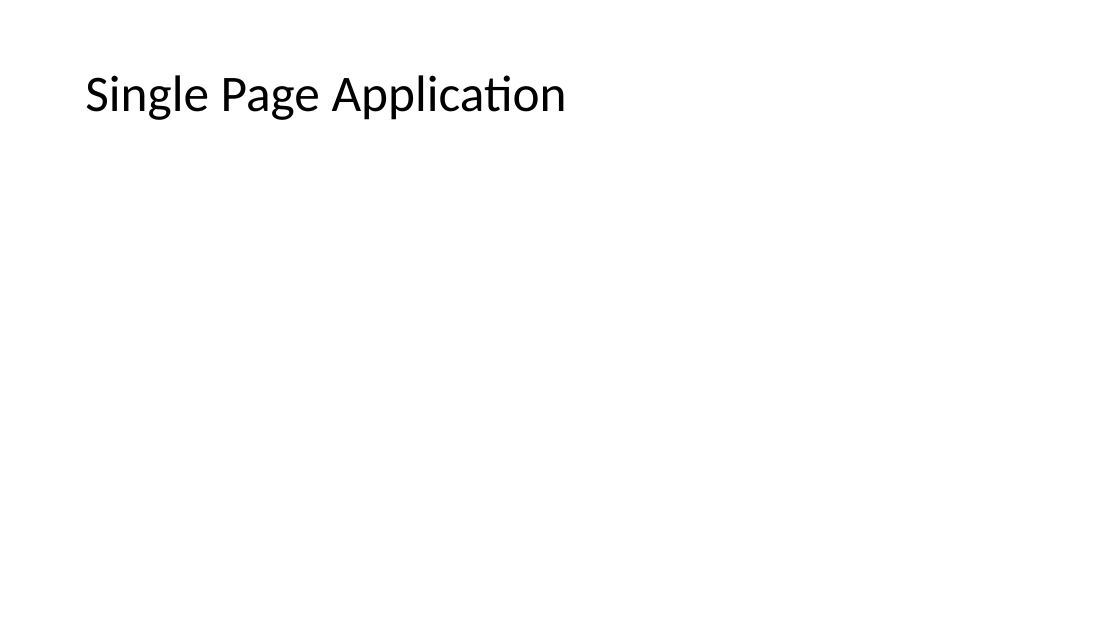
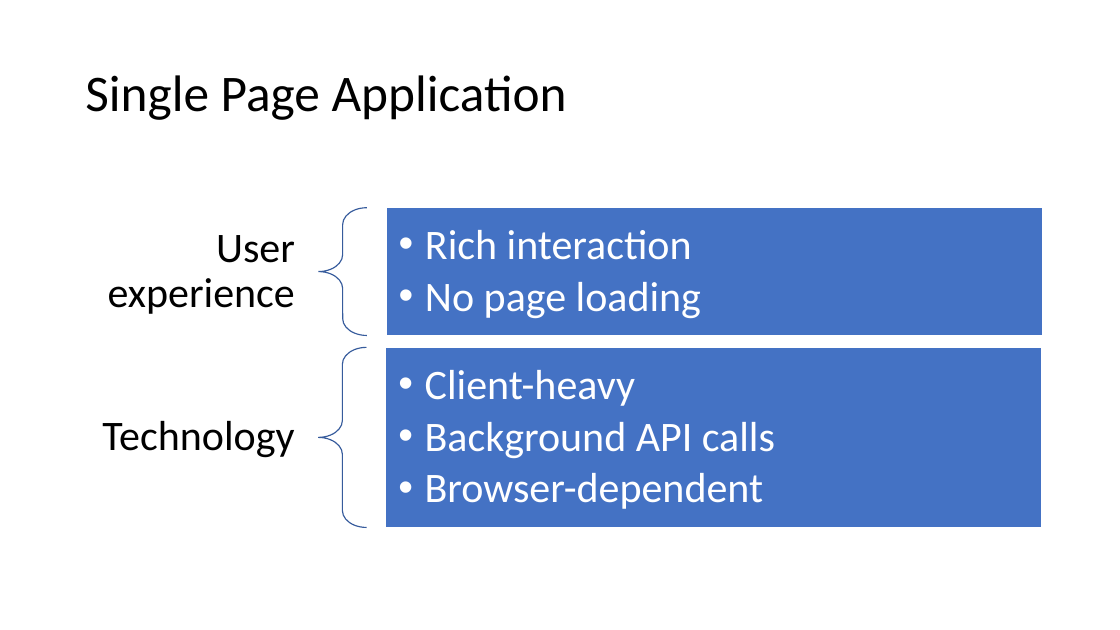
Before and after one commit to vuorinem/ADNUGTalk, a slide deck: slide 7 of Aurelia.pptm. Drawn at 1120x630 pixels with LibreOffice and Linux fonts; fonts in the diff are those of the drawing. Boxes give left, top, right and bottom in pixels: in the first picture for what was removed or moved away, otherwise in the second. Text is boxed around its words. In the diff, an @@ line names an element or a change of style, - is before the commit and + after.

Commit message:
Update the presentation

```diff
--- a/Aurelia.pptm
+++ b/Aurelia.pptm
@@ group added at [102,208,1044,528]: 4 texts, 2 left braces, 2 rectangles @@
+User experience
+  • Rich interaction
+  • No page loading
+Technology
+  • Client-heavy
+  • Background API calls
+  • Browser-dependent
```
Also in this commit, not shown: 1 slide added.
